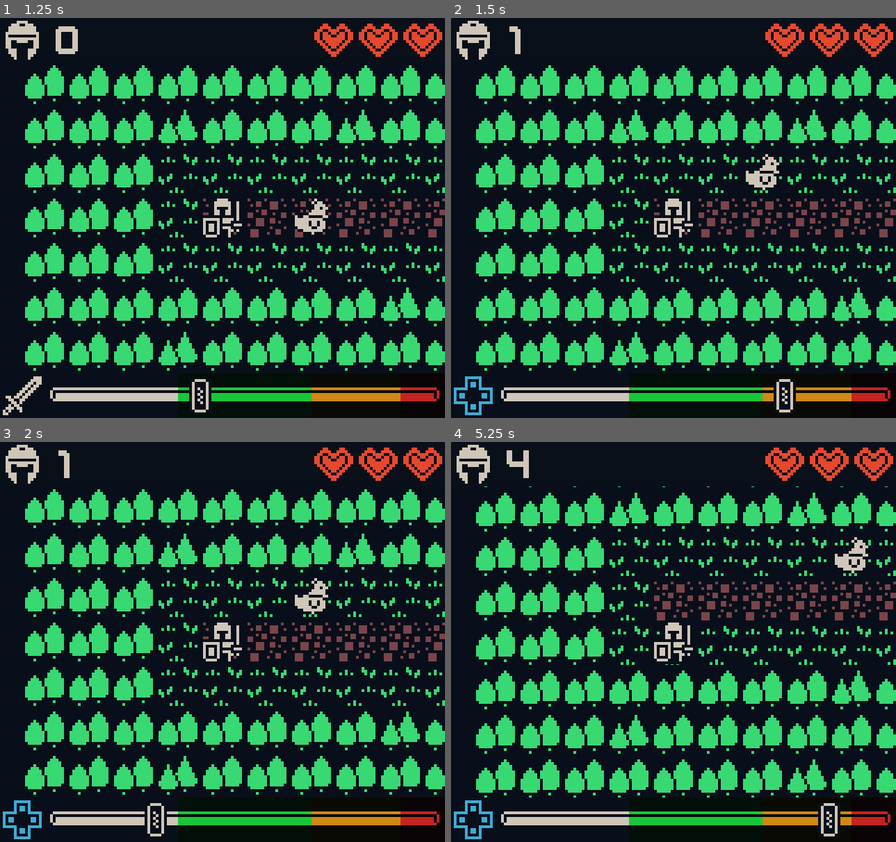
Above: before the commit, frames 1-4 (two rows, left to right).
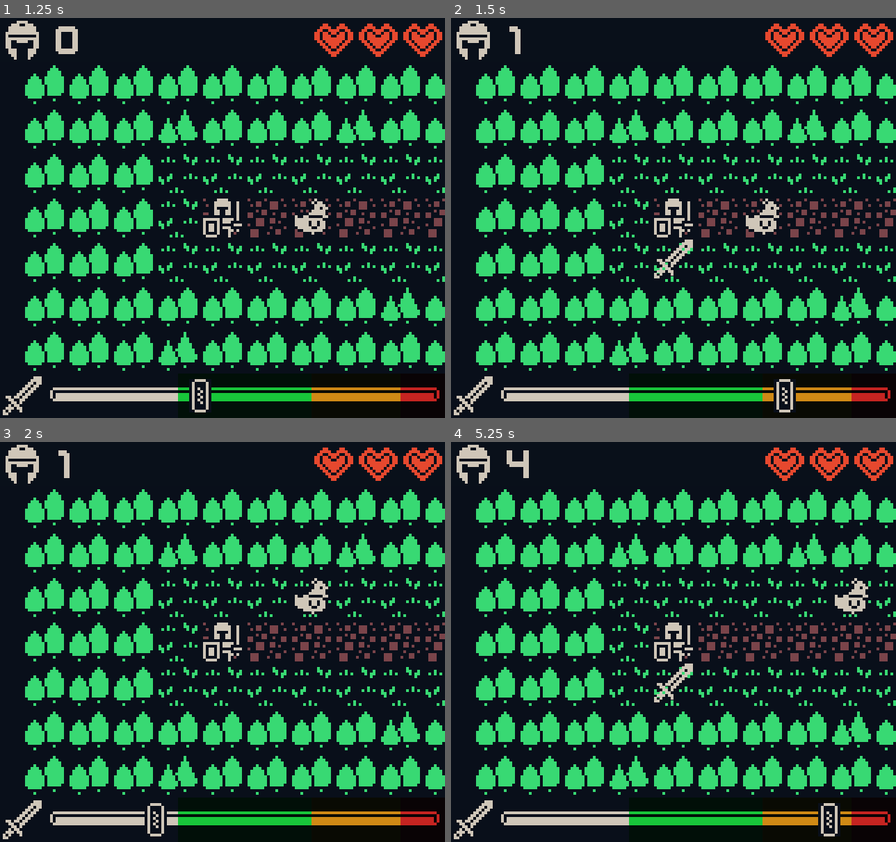
Above: after the commit, the same moments.

Repository: MCluck90/dungeon-dance-off
Game: Godot game, scene res://Levels/Level-03.tscn
Two runs of this game, one before a commit and one after it. Both use one fixed random seed, a clock stepped at 60 frames per second and the inputs below.
Inputs:
- Up to frame 1 (1.25 s): hold Right (ui_right) from 0.53 s (still down); tap E (next_mode) at 0.6 s
- Up to frame 2 (1.5 s): release Right (ui_right) at 1.28 s; hold Down (ui_down) from 1.28 s (still down); tap Q (prev_mode) at 1.35 s
- Up to frame 3 (2 s): keep holding Down (ui_down)
- Up to frame 4 (5.25 s): release Down (ui_down) at 2.03 s; hold Right (ui_right) 2.03-2.78 s; tap E (next_mode) at 2.1, 3.6, 5.1 s; hold Up (ui_up) 2.78-3.53 s; tap Q (prev_mode) at 2.85, 4.35 s; hold Left (ui_left) 3.53-5.03 s; hold Down (ui_down) from 5.03 s (still down)

Frame 1 is identical in both runs. In frame 2, 1.4% of the frame differs, in the area x 0-75%, y 34-100%; in frame 3, 0.5%; in frame 4, 17%, in the area x 0-100%, y 11-100%.

Commit message:
Add ranged attacks

Diff:
--- a/Grid/player.gd
+++ b/Grid/player.gd
@@ -69,11 +69,44 @@
 	else:
 		Grid.update_ais()
 
+func attack(input_direction):
+	if power_level == 0:
+		return Grid.update_ais()
 
-func attack(input_direction):
-	var collision = Grid.get_collision(self, input_direction)
+	var collision = Grid.get_collision(self, input_direction * power_level)
+	# Animate weapon
+	var weapon = $Sword
+	if power_level == 2:
+		weapon = $Spear
+	if power_level == 3:
+		weapon = $Bow
+
+	set_process(false)
+	weapon.visible = true
+	weapon.position = Vector2.ZERO
+
+	var anim_speed = 0.2
+	var tween = weapon.get_node("Tween")
+	tween.interpolate_property(
+		weapon,
+		"position",
+		weapon.position,
+		input_direction * 16 * power_level,
+		0.2 + (power_level - 1) * 0.1,
+		Tween.TRANS_LINEAR, Tween.EASE_IN
+	)
+	tween.start()
+
+	# Stop the function execution until the animation finished
+	yield(tween, "tween_completed")
+
+	weapon.visible = false
+
+	set_process(true)
+
 	if collision.has('node') && collision.node != null && collision.node.has_method('on_attack'):
 		collision.node.on_attack()
+
 	Grid.update_ais()
 
 func get_input_direction():
--- a/Player/Player.tscn
+++ b/Player/Player.tscn
@@ -27,4 +27,31 @@
 
 [node name="HUD" parent="Camera2D/CanvasLayer" instance=ExtResource( 3 )]
 visible = false
+
+[node name="Sword" type="Sprite" parent="."]
+visible = false
+texture = ExtResource( 2 )
+centered = false
+region_enabled = true
+region_rect = Rect2( 512, 128, 16, 16 )
+
+[node name="Tween" type="Tween" parent="Sword"]
+
+[node name="Spear" type="Sprite" parent="."]
+visible = false
+texture = ExtResource( 2 )
+centered = false
+region_enabled = true
+region_rect = Rect2( 512, 48, 16, 16 )
+
+[node name="Tween" type="Tween" parent="Spear"]
+
+[node name="Bow" type="Sprite" parent="."]
+visible = false
+texture = ExtResource( 2 )
+centered = false
+region_enabled = true
+region_rect = Rect2( 624, 80, 16, 16 )
+
+[node name="Tween" type="Tween" parent="Bow"]
 [connection signal="power" from="Camera2D/CanvasLayer/HUD" to="." method="_on_HUD_power"]
